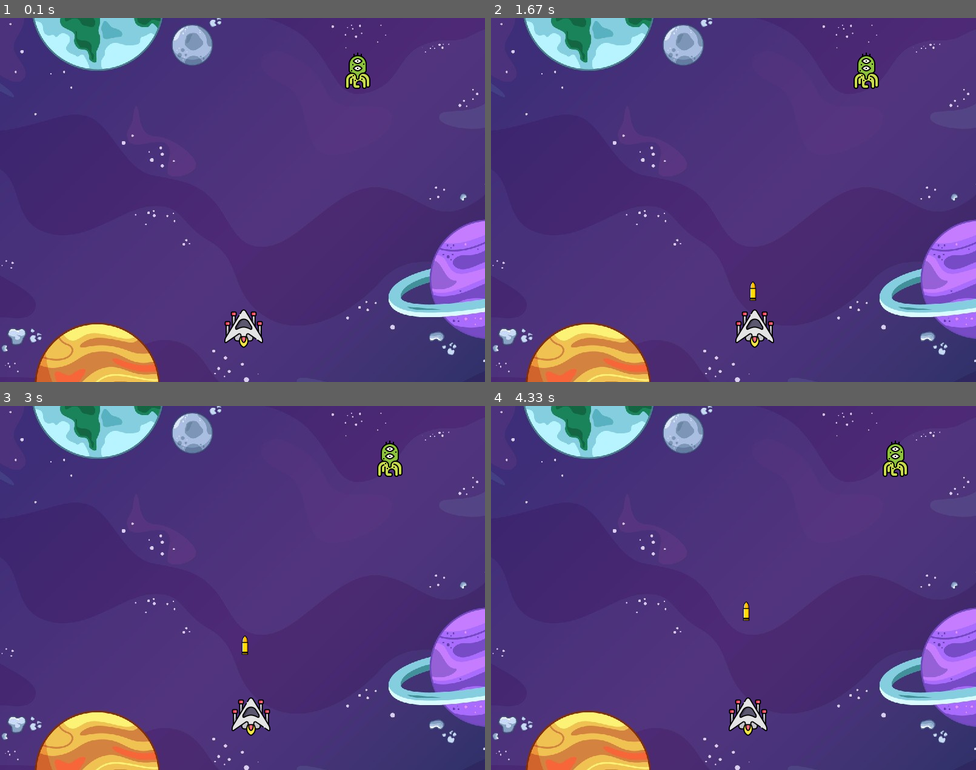
Above: before the commit, frames 1-4 (two rows, left to right).
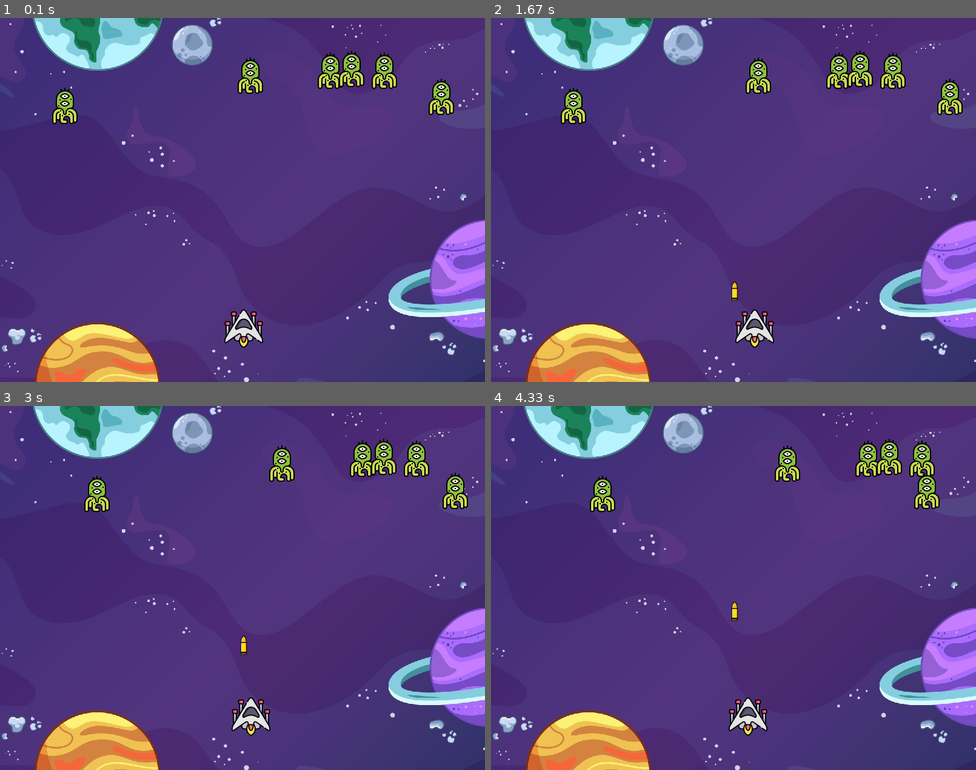
Above: after the commit, the same moments.

Repository: Luke-1310/Thesis
Game: pygame game, started from Tutorial Pygame/Space Invaders/main.py
Two runs of this game, one before a commit and one after it. Both use one fixed random seed, a clock stepped at 60 frames per second and the inputs below.
Inputs:
- Up to frame 1 (0.1 s): no input
- Up to frame 2 (1.67 s): tap Space at 0.33, 0.73, 1.03, 1.23, 1.53 s; hold Right 0.67-1.13 s; hold Right 1.17-1.63 s
- Up to frame 3 (3 s): hold Left 1.67-2.2 s; tap Space at 1.73, 2.03, 2.3, 2.6, 2.73 s; hold Left 2.23-2.63 s; hold Right from 2.67 s (still down)
- Up to frame 4 (4.33 s): tap Space at 3.03, 3.4, 3.7, 3.9, 4.2 s; release Right at 3.3 s; hold Left 3.33-3.8 s; hold Right 3.83-4.3 s

The runs differ from the first frame. In frame 1, 2.3% of the frame differs, in the area x 10-94%, y 9-30%; in frame 2, 2.4%, in the area x 14-98%, y 9-78%; in frame 3, 2.3%; in frame 4, 2.4%.

Commit message:
multiple enemies

Diff:
--- a/Tutorial Pygame/Space Invaders/main.py
+++ b/Tutorial Pygame/Space Invaders/main.py
@@ -1,5 +1,6 @@
 import pygame #pygame library
 import random
+import math
 
 #intialize the pygame
 pygame.init()
@@ -15,6 +16,8 @@
 #background
 background = pygame.image.load('Tutorial Pygame/Space Invaders/background_img.jpg')
 
+score = 0
+
 #player position and image
 playerImg = pygame.image.load('Tutorial Pygame/Space Invaders/spaceship_pl_1.png')
 playerX = 370
@@ -22,11 +25,19 @@
 playerX_change = 0
 
 #enemy position and image
-enemyImg = pygame.image.load('Tutorial Pygame/Space Invaders/alien.png')
-enemyX = random.randint(0,800)
-enemyY = random.randint(50,150)
-enemyX_change = 0.3
-enemyY_change = 10
+enemyImg = []
+enemyX = []
+enemyY = []
+enemyX_change = []
+enemyY_change = []
+num_of_enemies = 6
+
+for i in range(num_of_enemies):
+    enemyImg.append(pygame.image.load('Tutorial Pygame/Space Invaders/alien.png'))
+    enemyX.append(random.randint(0,735))
+    enemyY.append(random.randint(50,150))
+    enemyX_change.append(0.3)
+    enemyY_change.append(10)
 
 #bullet position and image
 #ready = you can't see it on the screen
@@ -43,13 +54,20 @@
 def player(x,y):
     screen.blit(playerImg, (x, y))
 
-def enemy(x,y):
-    screen.blit(enemyImg, (x, y))
+def enemy(x,y, i):
+    screen.blit(enemyImg[i], (x, y))
 
 def fire_bullet(x,y):
     global bullet_state
     bullet_state = "fire"
     screen.blit(bulletImg, (x+16, y+10))
+
+def isCollision(enemyX, enemyY, bulletX, bulletY):
+    distance = math.sqrt(math.pow(enemyX-bulletX, 2) + (math.pow(enemyY-bulletY, 2)))
+    if distance < 27:
+        return True
+    else:
+        return False
 
 #variable
 running = True
@@ -77,8 +95,10 @@
             if event.key == pygame.K_RIGHT:
                 playerX_change = +0.6
             if event.key == pygame.K_SPACE:
-                bulletX = playerX
-                fire_bullet(bulletX,bulletY)
+                if bullet_state == "ready":
+                    #get the current X-value of the spaceship
+                    bulletX = playerX
+                    fire_bullet(bulletX,bulletY)
 
         if event.type == pygame.KEYUP:
             if event.key == pygame.K_LEFT or event.key == pygame.K_RIGHT:
@@ -95,23 +115,41 @@
         playerX = 736
 
     #enemy movements
-    enemyX += enemyX_change
+    for i in range(num_of_enemies):
+        enemyX[i] += enemyX_change[i]
 
-    if enemyX <= 0:
-        enemyX_change = 0.4
-        enemyY += enemyY_change
+        if enemyX[i] <= 0:
+            enemyX_change[i] = 0.4
+            enemyY[i] += enemyY_change[i]
 
-    elif enemyX >= 736:
-        enemyX_change = -0.4
-        enemyY += enemyY_change
+        elif enemyX[i] >= 736:
+            enemyX_change[i] = -0.4
+            enemyY[i] += enemyY_change[i]
+
+        #Collision
+        collision = isCollision(enemyX[i], enemyY[i], bulletX, bulletY)
+        if collision:
+            bulletY = 480
+            bullet_state = "ready"
+            score += 1
+            print(score)
+            enemyX[i] = random.randint(0,735)
+            enemyY[i] = random.randint(50,150)
+
+        enemy(enemyX[i], enemyY[i], i)
 
     #bullet movement
+    if bulletY <= 0:
+        bulletY= 480
+        bullet_state = "ready"
+
     if bullet_state == "fire":
         fire_bullet(bulletX, bulletY)
         bulletY -= bulletY_change
 
+
+
     player(playerX, playerY)
-    enemy(enemyX, enemyY)
     pygame.display.update()
 
     pass
